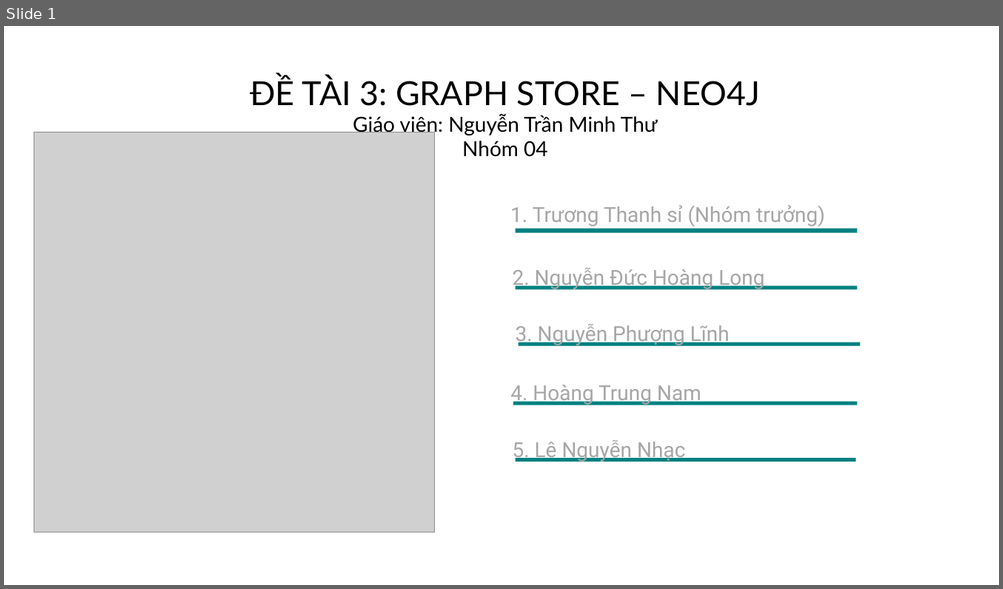
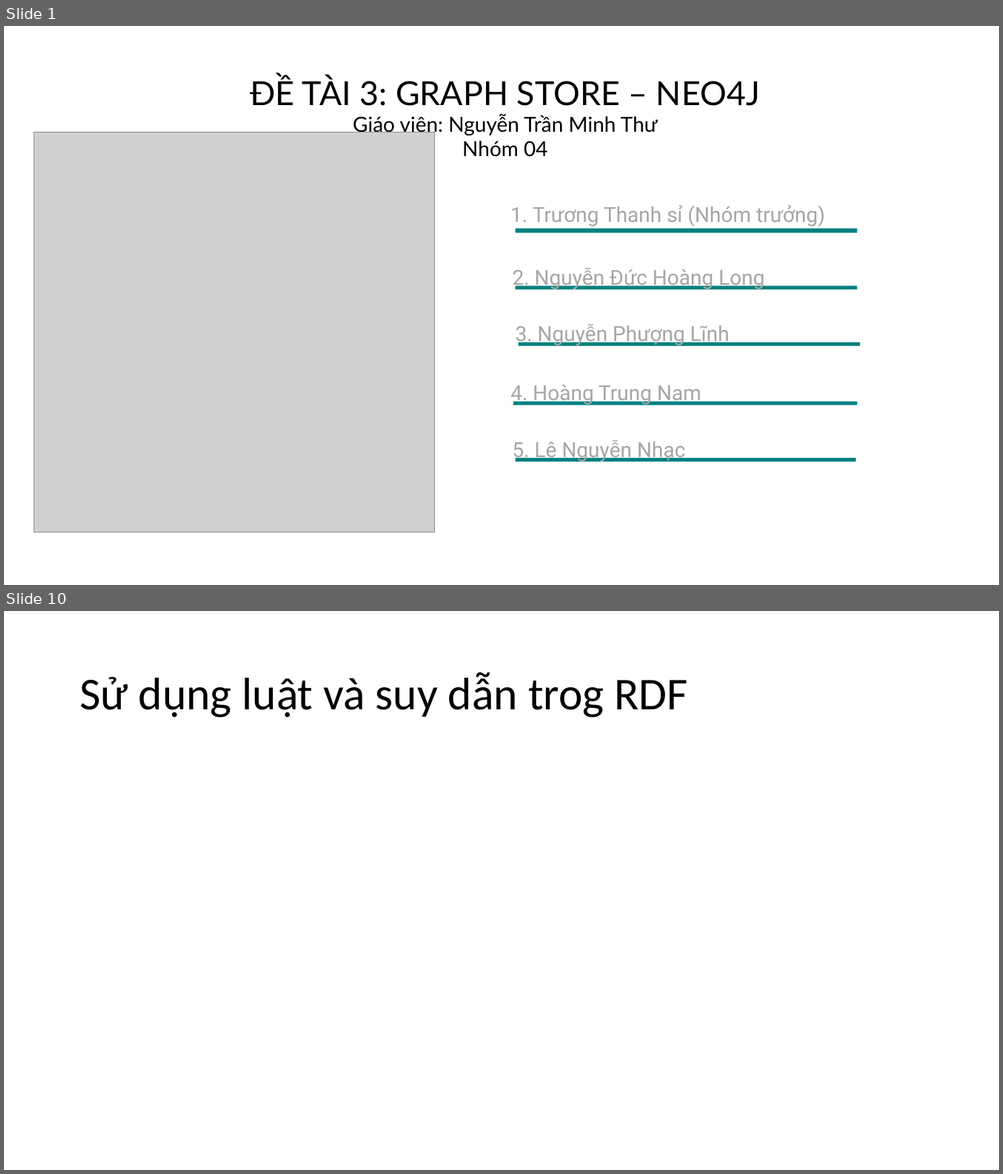
Before and after one commit to NguyenDucHoangLong/Group_4_HTTTHD, a slide deck: Document/Seminar/Slide/Slide_Nhóm 4.pptx. Shown one above the other, each under a label of ours: slide 1 before the commit, slides 1 and 10 after it; the slides between them are not shown. The pictures are 1003x589 and 1003x1174 pixels, drawn with LibreOffice and Linux fonts; fonts in the diff are those of the drawing; grey boxes stand for pictures. Boxes give left, top, right and bottom in pixels: in the first picture for what was removed or moved away, otherwise in the second. Text is boxed around its words. In the diff, an @@ line names an element or a change of style, - is before the commit and + after.

```diff
--- a/Document/Seminar/Slide/Slide_Nhóm 4.pptx
+++ b/Document/Seminar/Slide/Slide_Nhóm 4.pptx
@@ slide 10 added at (4,611,999,1170), background #FFFFFF @@
@@ title added at (79,672,688,718), 44 pt, text #000000 @@
+Sử dụng luật và suy dẫn trog RDF
```
Also in this commit, not shown: 1 slide changed, 8 other slides added, 1 slide removed.
